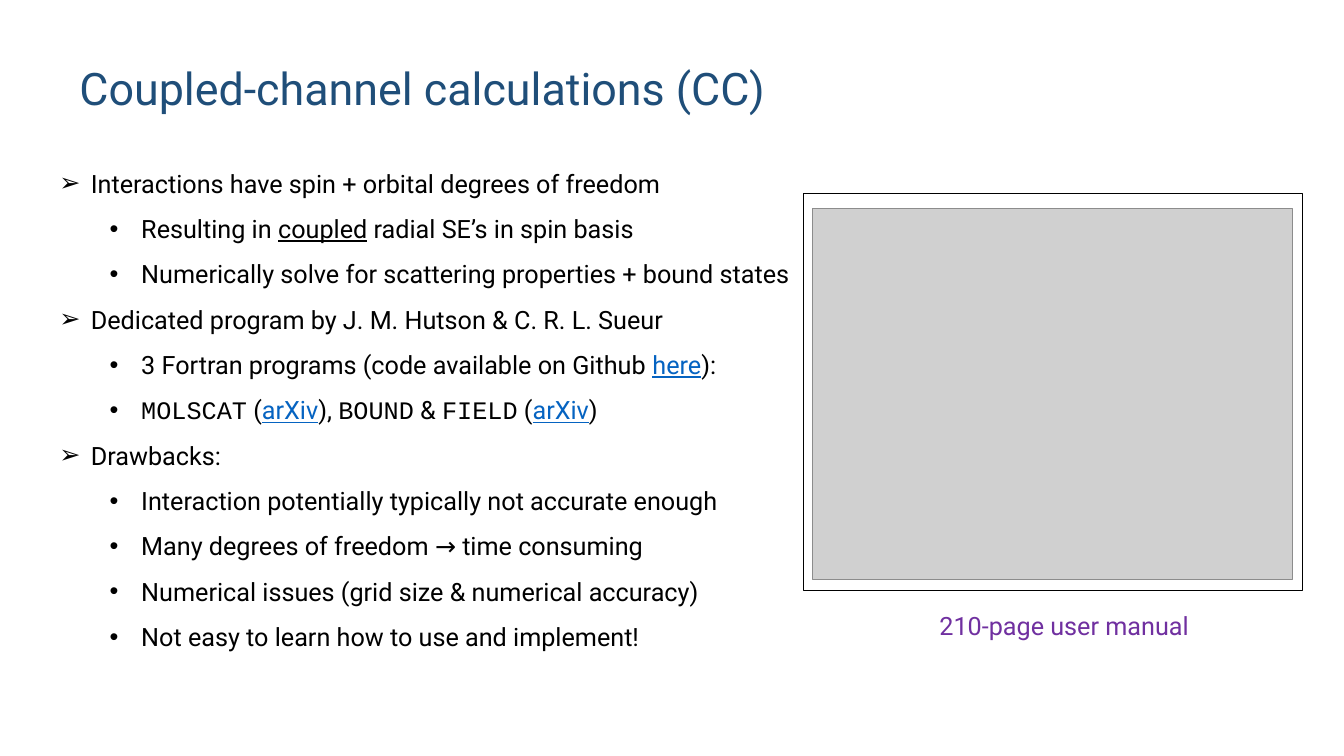
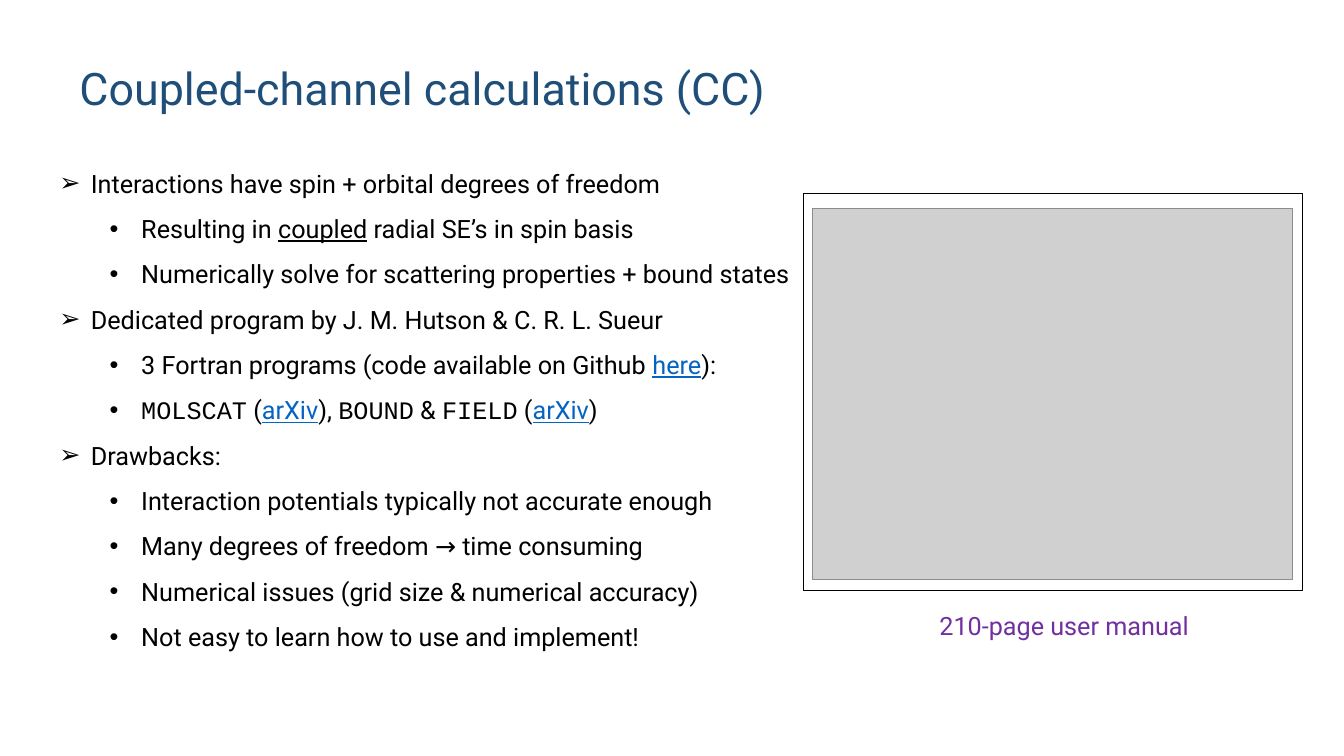
Before and after one commit to huanium/huanium, a slide deck: slide 5 of MIT_PhD/ZGS/ZGS-Sep-01-2023/BUI_ZGS_2023_Sep_01.pptx. Drawn at 1344x756 pixels with LibreOffice and Linux fonts; fonts in the diff are those of the drawing; grey boxes stand for pictures. Boxes give left, top, right and bottom in pixels: in the first picture for what was removed or moved away, otherwise in the second. Text is boxed around its words. In the diff, an @@ line names an element or a change of style, - is before the commit and + after.

```diff
--- a/MIT_PhD/ZGS/ZGS-Sep-01-2023/BUI_ZGS_2023_Sep_01.pptx
+++ b/MIT_PhD/ZGS/ZGS-Sep-01-2023/BUI_ZGS_2023_Sep_01.pptx
@@ text at box(141, 491, 712, 516): text changed @@
-  • Interaction potentially typically not accurate enough
+  • Interaction potentials typically not accurate enough
```
Also in this commit, not shown: 6 other slides changed, 10 slides added, 1 other file.
